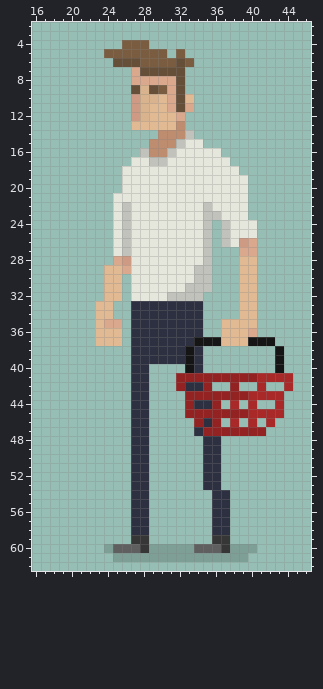
Two states of a pixel-art sprite, Bag Boyz/Assets/Sprites/Player/Interact/Interact_Left/Interact_Left1.png. Above, as it was before the edit.
The file is 64x64 pixels. Shown: x 16..46, y 2..62.
After:
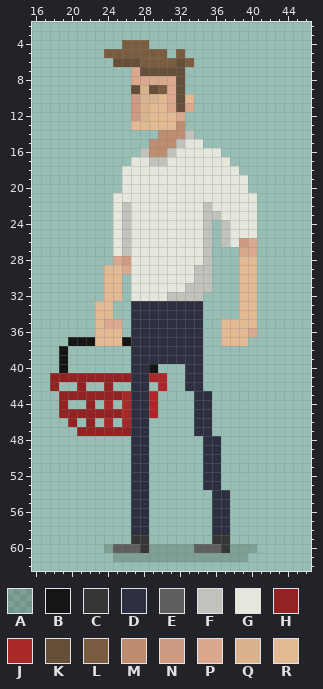
Palette (. is transparent): A #0000002a  B #161515  C #363636  D #2d3041  E #5f5f5f  F #c0c2bb  G #e5e7dd  H #932222  J #a92929  K #664f38  L #7a5d41  M #be8d70  N #cf9a83  P #d9a88d  Q #d9b38d  R #e1ba94
From old to new:
y 21..23: x 40 . -> G
y 37: x 20..22 ... -> BBB; x 26 . -> B; x 34..36 BBB -> D..; x 40..42 BBB -> ...
y 38..39: x 19 . -> B; x 33 B -> D; x 43 B -> .
y 40: x 19 . -> B; x 29 . -> B; x 33 B -> D; x 43 B -> .
y 41: x 18..26 ......... -> HHHHHHHHH; x 29..30 .. -> JJ; x 32..44 HHHHHHHHHJJJJ -> .DD..........
y 42: x 18 . -> H; x 21 . -> H; x 24 . -> H; x 30 . -> J; x 32 H -> .; x 35 H -> .; x 38 H -> .; x 41 J -> .; x 44 J -> .
y 43: x 19..26 ........ -> HHHHHHHJ; x 29 . -> J; x 33..43 HHHHHHHJJJJ -> .DD........
y 44: x 19 . -> H; x 22 . -> H; x 24 . -> J; x 26 . -> J; x 29 . -> J; x 33 H -> .; x 36 H -> .; x 38 J -> .; x 40 J -> .; x 43 J -> .
y 45: x 19..26 ........ -> HHHHHHHJ; x 29 . -> J; x 33..43 HHHHHHHJJJJ -> .DD........
y 46: x 20 . -> H; x 22 . -> H; x 24 . -> J; x 26 . -> J; x 34 H -> D; x 36 H -> .; x 38 J -> .; x 40 J -> .; x 42 J -> .
y 47: x 21..26 ...... -> HHHHHH; x 35..41 HHHHHHH -> D......
Changed places in both pictures, as pixel boxes (x1, y1, x2, y2):
added: (248, 193, 257, 220)
changed: (50, 337, 293, 436)
